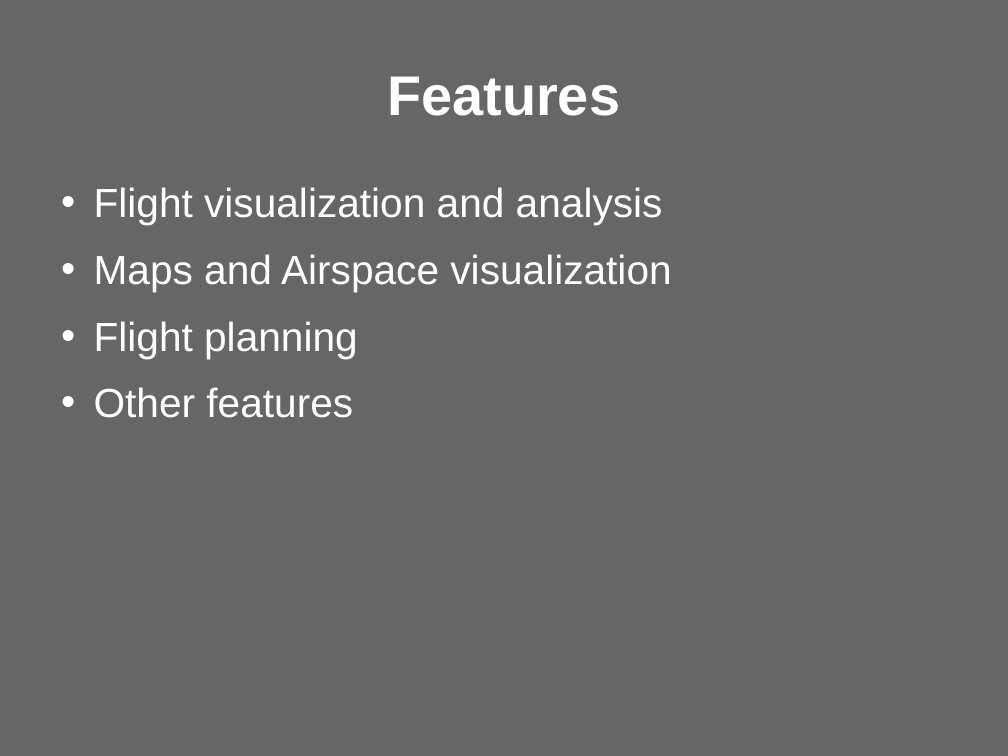
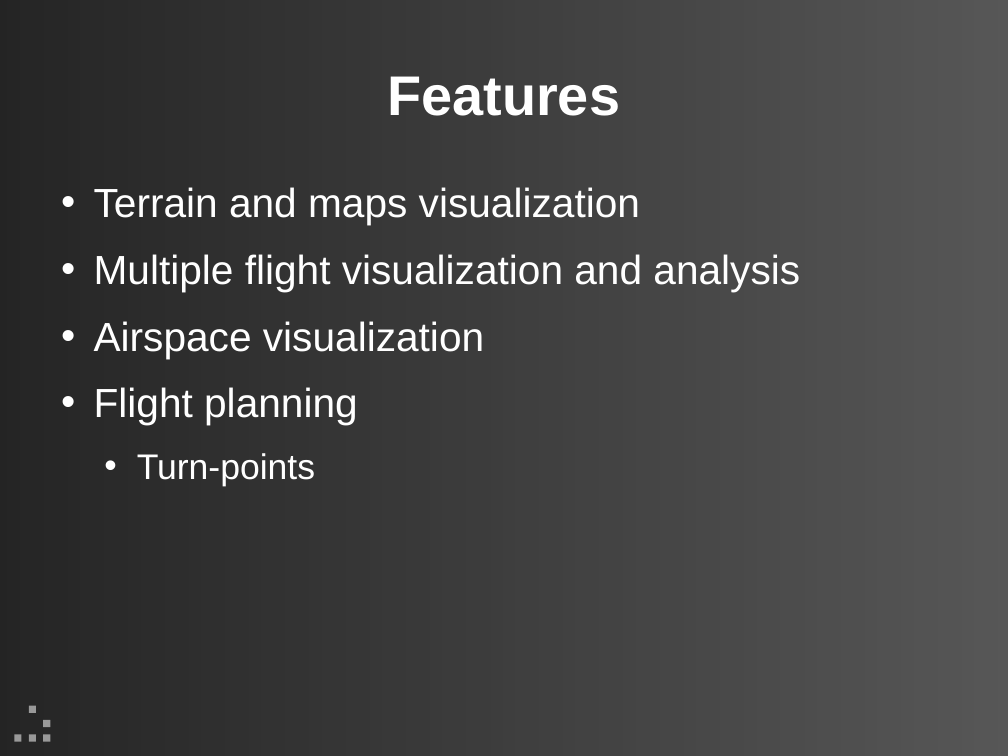
Before and after one commit to updraft/updraft, a slide deck: slide 4 of Docs/presentation.odp (slide 5 before the commit). Drawn at 1008x756 pixels with LibreOffice and Linux fonts; fonts in the diff are those of the drawing; background and template pictures are left out. Boxes give left, top, right and bottom in pixels: in the first picture for what was removed or moved away, otherwise in the second. Text is boxed around its words. In the diff, an @@ line names an element or a change of style, - is before the commit and + after.

```diff
--- a/Docs/presentation.odp
+++ b/Docs/presentation.odp
@@ background #666666 to #333333 @@
@@ rectangle added at box(0, 0, 1008, 756), fill gradient #000000 to #B3B3B3 @@
@@ text at box(94, 187, 800, 358): text changed @@
-• Flight visualization and analysis
-• Maps and Airspace visualization
+• Terrain and maps visualization
+• Multiple flight visualization and analysis
+• Airspace visualization
@@ text at box(137, 453, 315, 486): text changed; size 32 to 28 pt @@
-• Other features
+  • Turn-points
@@ group added at box(15, 706, 50, 742): 5 rectangles @@
```
Also in this commit, not shown: 17 other slides changed, 3 slides added, 2 slides removed.
